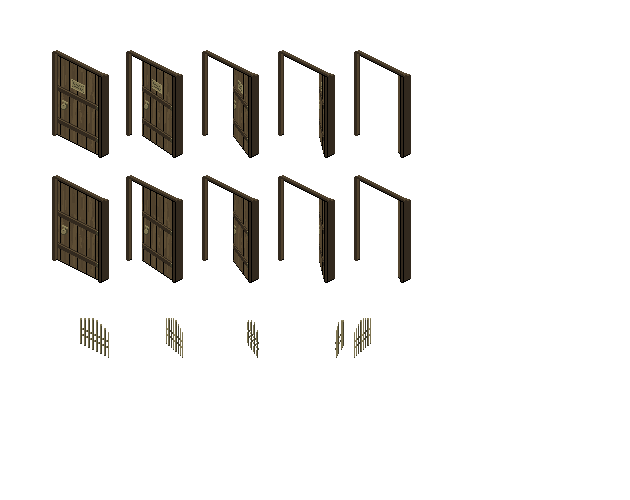
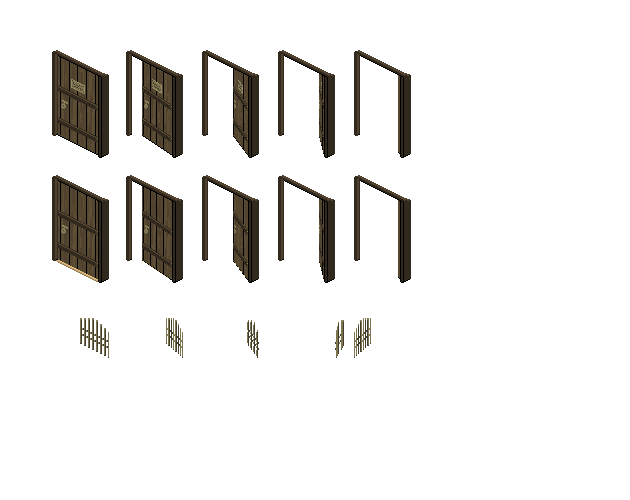
Layer changes from the first 630 × 500 image to the second:
painted on "door 3" (2nd of 2, in "door 2" › "3") over [235,263,245,276]
painted on "door 2" (5th of 5, in "door 2" › "2") over [143,261,168,278]
painted on "door 1" (3rd of 3, in "door 2" › "1") over [56,260,98,282]
